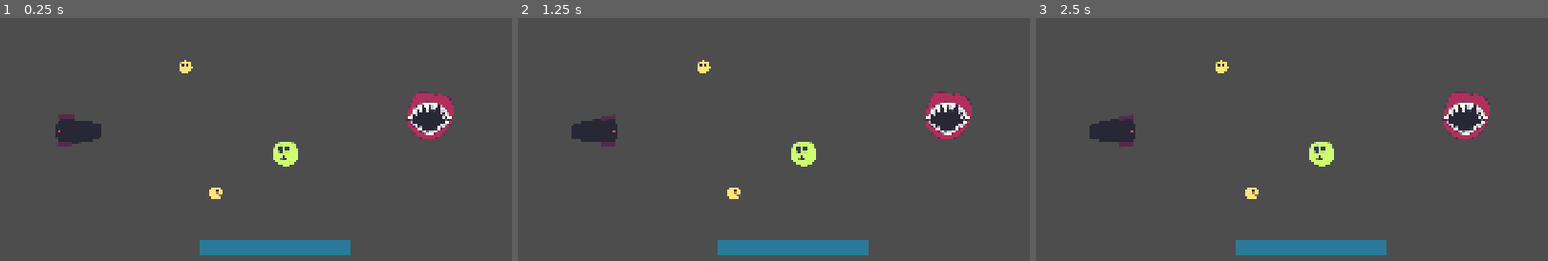
Above: before the commit, frames 1-3 (left to right).
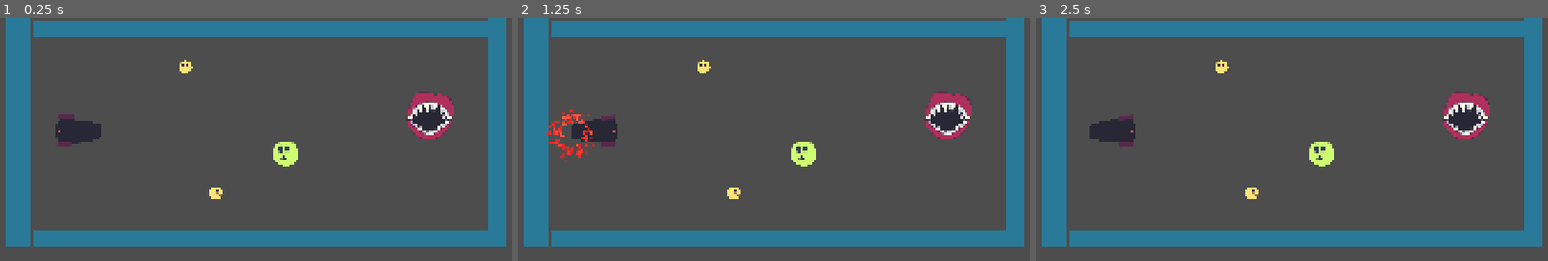
Above: after the commit, the same moments.

Repository: rmkubik/chain-reaction
Game: Godot game, scene res://main.tscn
Two runs of this game, one before a commit and one after it. Both use one fixed random seed, a clock stepped at 60 frames per second and the inputs below.
Inputs (mouse positions are in pixels of both pictures, inside the frame that each line leads up to):
- Up to frame 1 (0.25 s): no input
- Up to frame 2 (1.25 s): tap Enter at 0.5 s; drag from (594, 129) to (948, 115) at 0.52 s
- Up to frame 3 (2.5 s): drag from (1210, 253) to (1466, 115) at 1.27 s; tap Space at 2 s; move the mouse to (1440, 137) at 2.02 s; click (1440, 137) at 2.17 s

The runs differ from the first frame. In frame 1, 20% of the frame differs, in the area x 1-99%, y 0-98%; in frame 2, 20%; in frame 3, 20%.

Commit message:
Create walls

Diff:
--- a/main.tscn
+++ b/main.tscn
@@ -1,15 +1,12 @@
-[gd_scene load_steps=9 format=3 uid="uid://cw2dnooky5y58"]
+[gd_scene load_steps=8 format=3 uid="uid://cw2dnooky5y58"]
 
 [ext_resource type="Script" uid="uid://bduu60uhoe2ia" path="res://main.gd" id="1_1bvp3"]
 [ext_resource type="PackedScene" uid="uid://bvo5x7e1wevhp" path="res://smiley.tscn" id="1_ig7tw"]
 [ext_resource type="PackedScene" uid="uid://dk6vevwish86" path="res://cannon.tscn" id="3_h2yge"]
 [ext_resource type="PackedScene" uid="uid://rhhugsc364x7" path="res://mouser.tscn" id="4_1bvp3"]
 [ext_resource type="PackedScene" uid="uid://brkq7q8wikvyg" path="res://target.tscn" id="4_272bh"]
-[ext_resource type="Texture2D" uid="uid://dm5jlag6rjhhf" path="res://Square.png" id="5_lquwl"]
+[ext_resource type="PackedScene" uid="uid://cr14fyg7q3ndc" path="res://wall.tscn" id="6_272bh"]
 [ext_resource type="PackedScene" uid="uid://dx7fdwmukomxc" path="res://goal.tscn" id="7_5vw27"]
-
-[sub_resource type="RectangleShape2D" id="RectangleShape2D_lquwl"]
-size = Vector2(382.375, 42.2499)
 
 [node name="Node2D" type="Node2D"]
 script = ExtResource("1_1bvp3")
@@ -29,18 +26,23 @@
 
 [node name="Mouser" parent="." instance=ExtResource("4_1bvp3")]
 
-[node name="Wall" type="RigidBody2D" parent="."]
-position = Vector2(827, 578)
-gravity_scale = 0.0
-freeze = true
-
-[node name="Sprite" type="Sprite2D" parent="Wall"]
-modulate = Color(0.159472, 0.479413, 0.600047, 1)
-scale = Vector2(1.49219, 0.164063)
-texture = ExtResource("5_lquwl")
-
-[node name="CollisionShape2D" type="CollisionShape2D" parent="Wall"]
-shape = SubResource("RectangleShape2D_lquwl")
+[node name="Wall" parent="." instance=ExtResource("6_272bh")]
+position = Vector2(789, 556)
+scale = Vector2(3, 1)
 
 [node name="Goal" parent="." instance=ExtResource("7_5vw27")]
 position = Vector2(1219, 245)
+
+[node name="Wall2" parent="." instance=ExtResource("6_272bh")]
+position = Vector2(1386, 289)
+rotation = 1.5708
+scale = Vector2(1.5, 1)
+
+[node name="Wall3" parent="." instance=ExtResource("6_272bh")]
+position = Vector2(789, 24)
+scale = Vector2(3, 1)
+
+[node name="Wall4" parent="." instance=ExtResource("6_272bh")]
+position = Vector2(183, 289)
+rotation = 1.5708
+scale = Vector2(1.5, 1.5)
--- /dev/null
+++ b/wall.tscn
@@ -0,0 +1,22 @@
+[gd_scene load_steps=4 format=3 uid="uid://cr14fyg7q3ndc"]
+
+[ext_resource type="Texture2D" uid="uid://dm5jlag6rjhhf" path="res://Square.png" id="1_xxgf6"]
+
+[sub_resource type="PhysicsMaterial" id="PhysicsMaterial_xxgf6"]
+bounce = 5.0
+
+[sub_resource type="RectangleShape2D" id="RectangleShape2D_lquwl"]
+size = Vector2(382.375, 42.2499)
+
+[node name="Wall" type="RigidBody2D"]
+physics_material_override = SubResource("PhysicsMaterial_xxgf6")
+gravity_scale = 0.0
+freeze = true
+
+[node name="Sprite" type="Sprite2D" parent="."]
+modulate = Color(0.159472, 0.479413, 0.600047, 1)
+scale = Vector2(1.49219, 0.164063)
+texture = ExtResource("1_xxgf6")
+
+[node name="CollisionShape2D" type="CollisionShape2D" parent="."]
+shape = SubResource("RectangleShape2D_lquwl")
